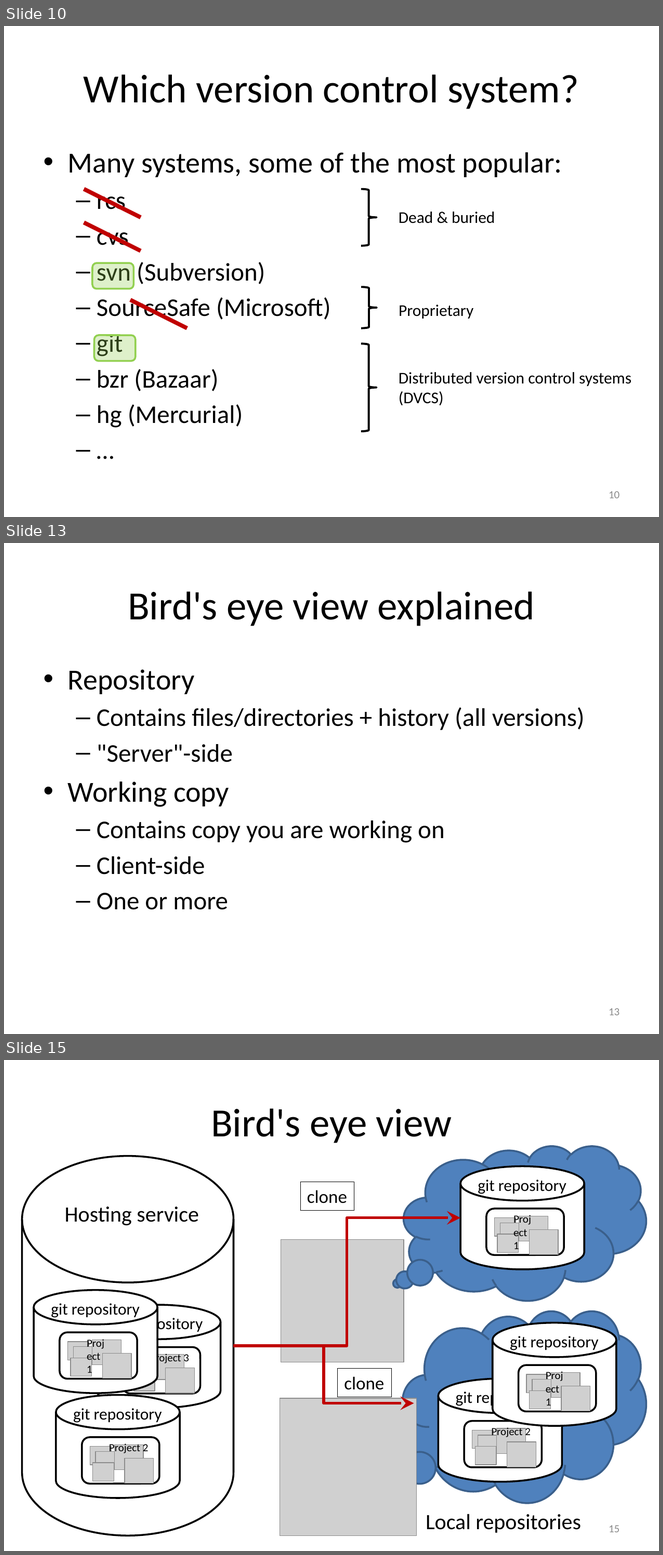
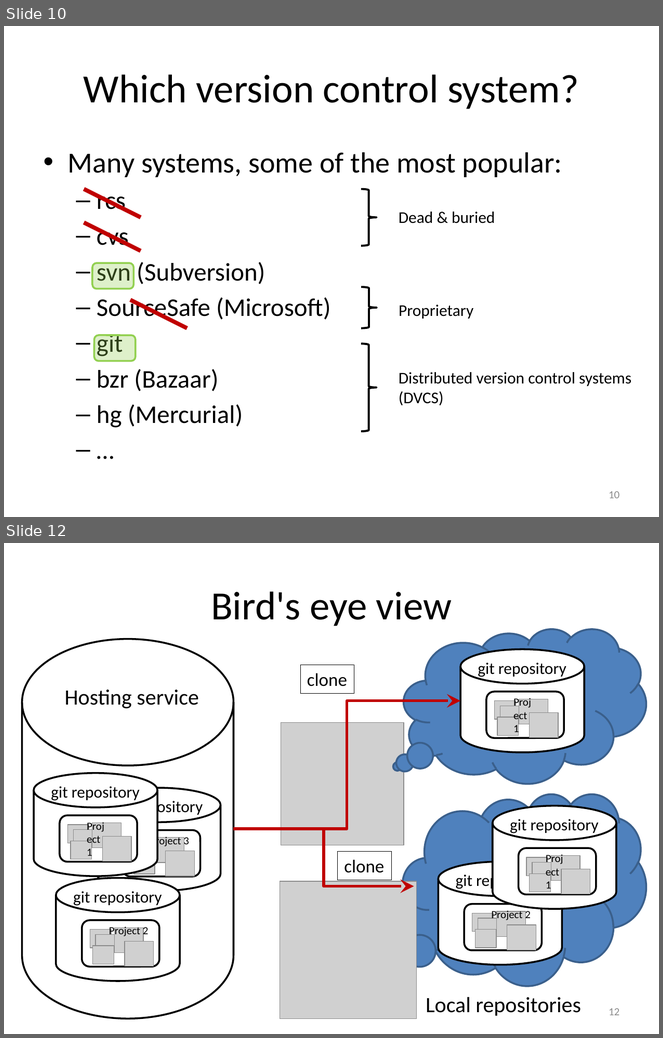
Before and after one commit to gjbex/Version-control-with-git, a slide deck: version_control_git.pptx. Shown one above the other, each under a label of ours: slides 10, 13 and 15 before the commit, slides 10 and 12 after it; the slides between them are not shown. The pictures are 663x1555 and 663x1038 pixels, drawn with LibreOffice and Linux fonts; fonts in the diff are those of the drawing; grey boxes stand for pictures. Boxes give left, top, right and bottom in pixels: in the first picture for what was removed or moved away, otherwise in the second. Text is boxed around its words. In the diff, an @@ line names an element or a change of style, - is before the commit and + after.

```diff
--- a/version_control_git.pptx
+++ b/version_control_git.pptx
@@ slide 13 removed at <box>4,543,659,1034</box>, background #FFFFFF @@
@@ title removed at <box>128,591,535,626</box> @@
-Bird's eye view explained
@@ text removed at <box>68,669,585,910</box> @@
-• Repository
-  – Contains files/directories + history (all versions)
-  – "Server"-side
-• Working copy
-  – Contains copy you are working on
-  – Client-side
-  – One or more
@@ page number removed at <box>609,1008,620,1016</box> @@
-13
@@ what was slide 15 is now slide 12 @@
@@ page number at <box>609,1008,620,1016</box>: text changed @@
-15
+12
```
Also in this commit, not shown: 1 slide changed, 3 other slides removed.
